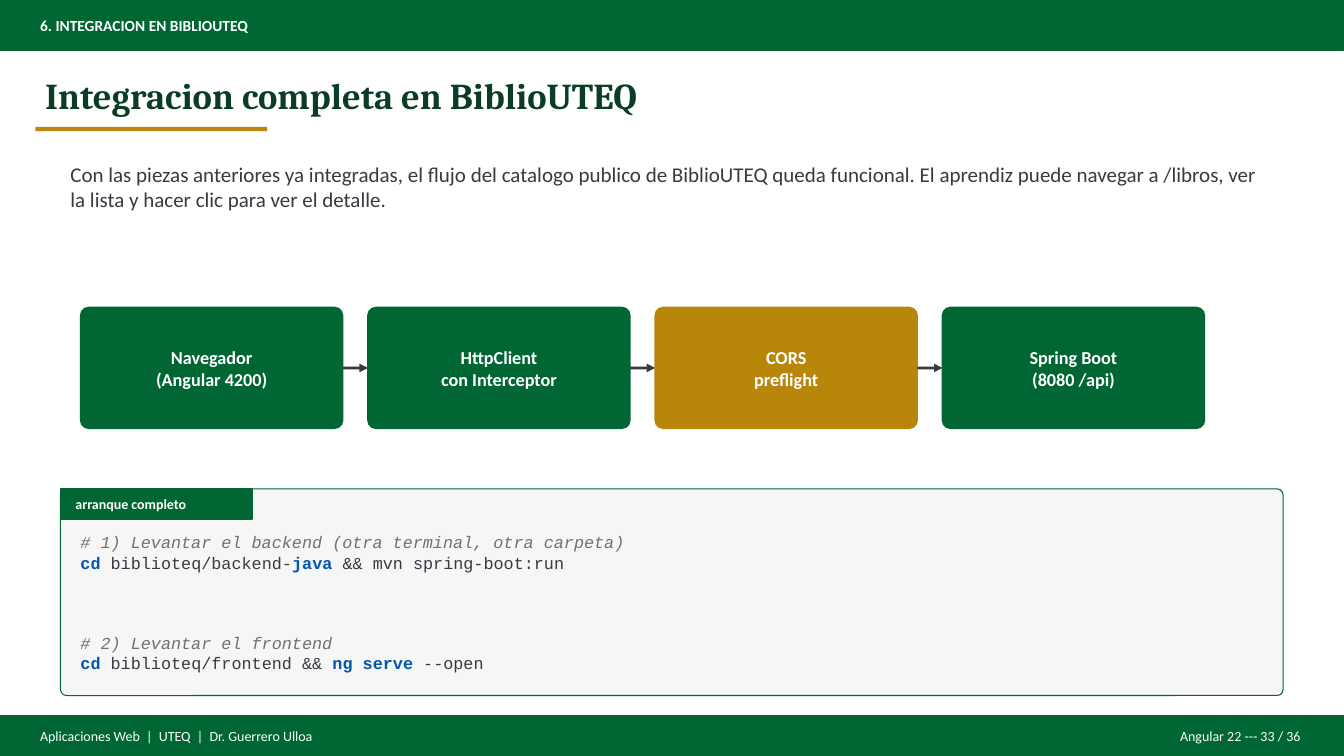
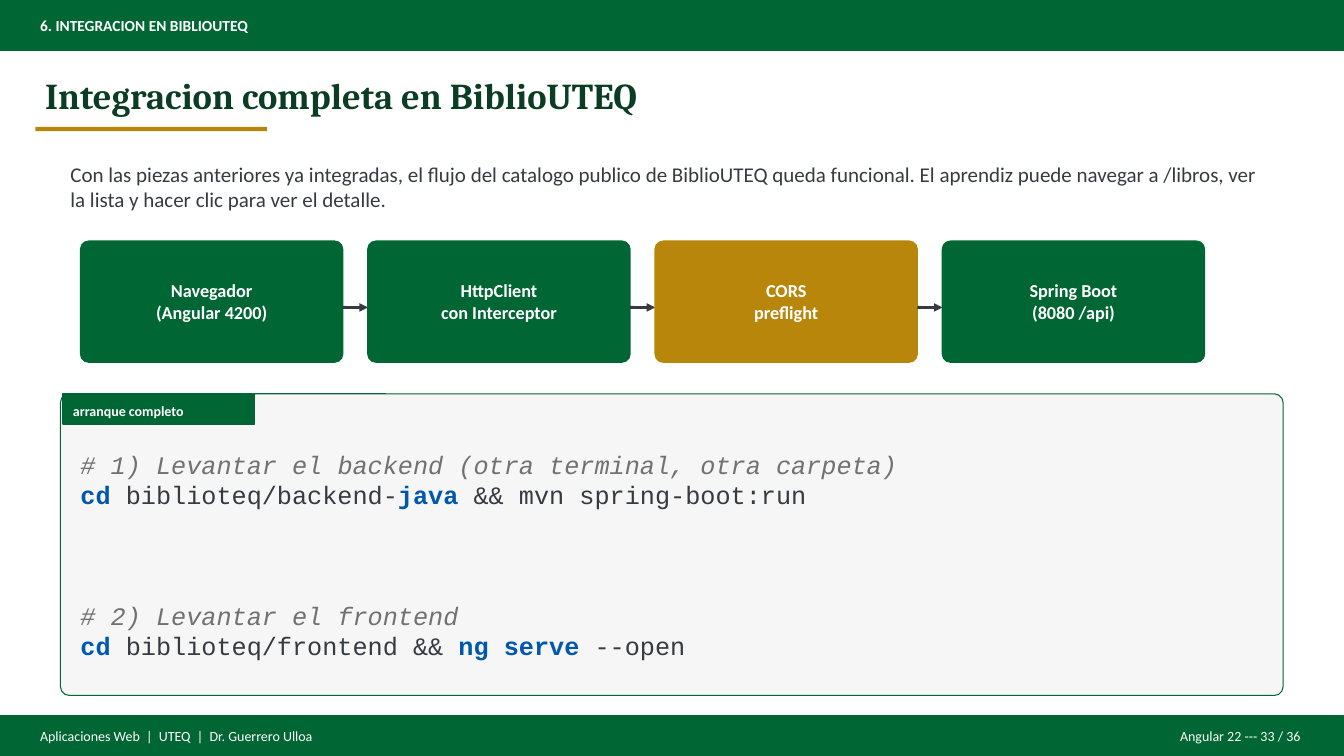
Before and after one commit to gleiston-guerrero/Asignaturas, a slide deck: slide 33 of AplicacionesWeb/Material de clases/Presentaciones/Deck_Angular22_REST.pptx. Drawn at 1344x756 pixels with LibreOffice and Linux fonts; fonts in the diff are those of the drawing. Boxes give left, top, right and bottom in pixels: in the first picture for what was removed or moved away, otherwise in the second. Text is boxed around its words. In the diff, an @@ line names an element or a change of style, - is before the commit and + after.

```diff
--- a/AplicacionesWeb/Material de clases/Presentaciones/Deck_Angular22_REST.pptx
+++ b/AplicacionesWeb/Material de clases/Presentaciones/Deck_Angular22_REST.pptx
@@ 4 texts, 4 rounded rectangles: place and size @@
-4 texts, 4 rounded rectangles at [81, 308, 1205, 429]
+4 texts, 4 rounded rectangles at [81, 241, 1205, 362]
@@ 3 arrows: place and size @@
-3 arrows at [343, 368, 943, 368]
+3 arrows at [343, 308, 943, 308]
@@ rounded rectangle: place and size @@
-rounded rectangle at [60, 489, 1284, 696]
+rounded rectangle at [60, 394, 1284, 696]
@@ text "arranque completo": place and size @@
-text "arranque completo" at [75, 499, 186, 512]
+text "arranque completo" at [73, 406, 184, 419]
@@ rectangle: place and size @@
-rectangle at [60, 489, 252, 519]
+rectangle at [63, 394, 254, 424]
@@ text "# 1) Levantar el backend ...": place and size @@
-text "# 1) Levantar el backend ..." at [80, 536, 625, 673]
+text "# 1) Levantar el backend ..." at [80, 456, 897, 661]
@@ text "# 1) Levantar el backend ..." at [80, 456, 897, 661]: size 12 to 18 pt @@
```
Also in this commit, not shown: 20 other slides changed, 11 other files.
